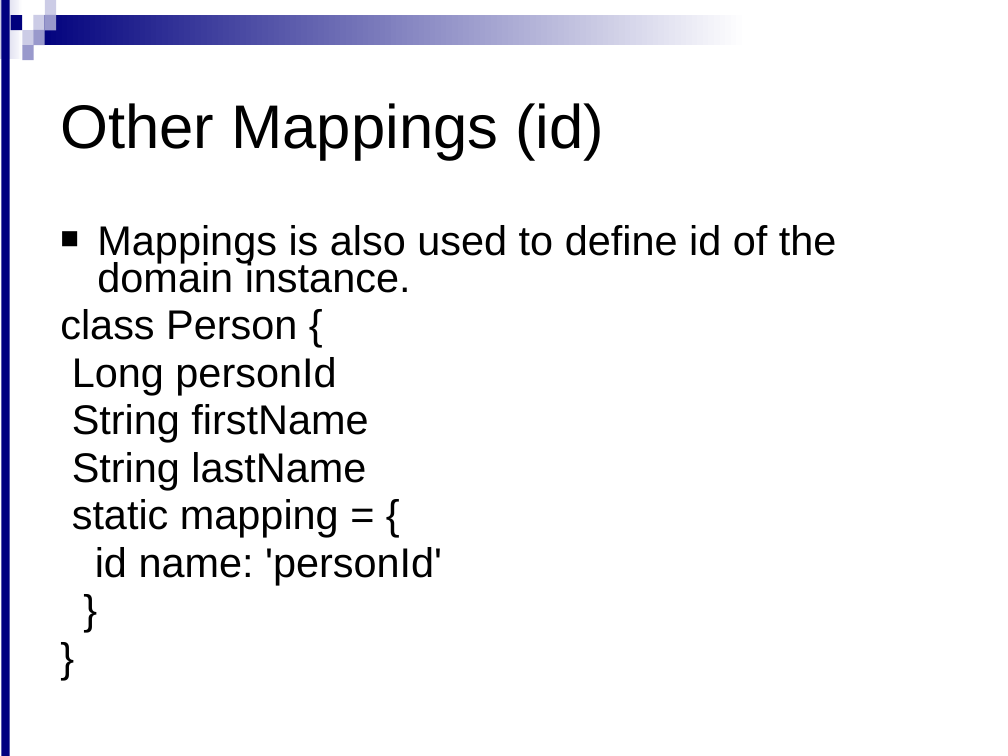
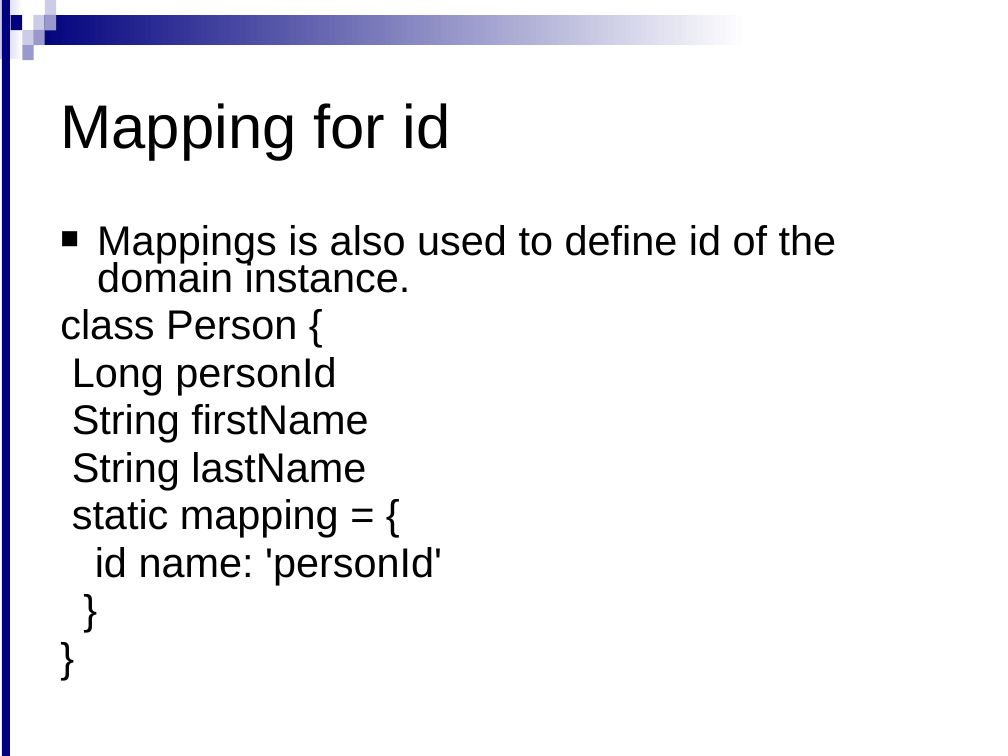
Before and after one commit to meudaypratap/grailsdomain2, a slide deck: slide 9 of Domain class-2.ppt. Drawn at 1008x756 pixels with LibreOffice and Linux fonts; fonts in the diff are those of the drawing; background and template pictures are left out. Boxes give left, top, right and bottom in pixels: in the first picture for what was removed or moved away, otherwise in the second. Text is boxed around its words. In the diff, an @@ line names an element or a change of style, - is before the commit and + after.

```diff
--- a/Domain class-2.ppt
+++ b/Domain class-2.ppt
@@ title at (x1=60, y1=103, x2=450, y2=160): text changed @@
-Other Mappings (id)
+Mapping for id
```
Also in this commit, not shown: 12 other slides changed.
